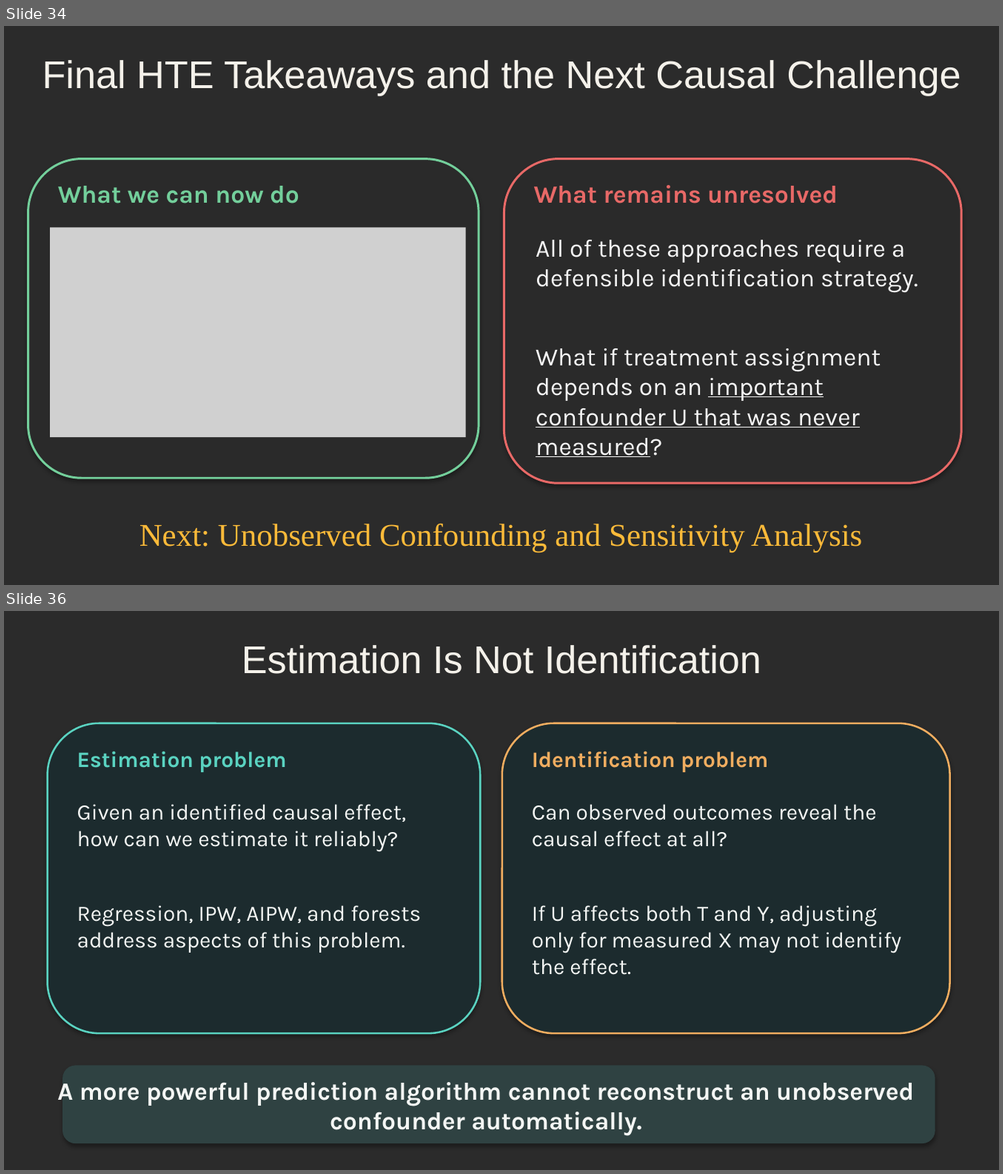
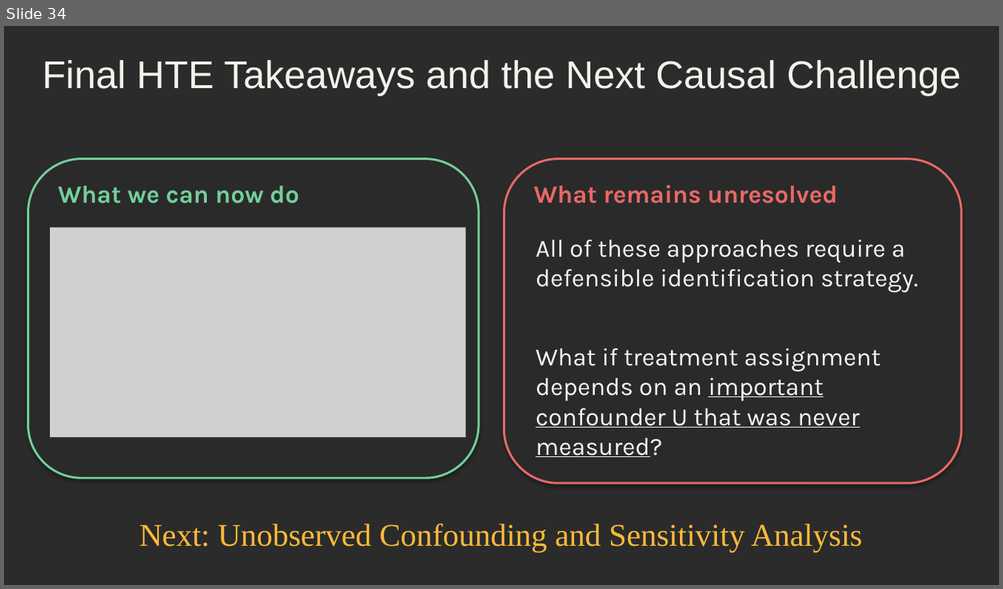
Before and after one commit to djghosh1123/STAT-7900-Causal-Analysis, a slide deck: Lectures/Lecture 9.pptx. Shown one above the other, each under a label of ours: slides 34 and 36 before the commit, slide 34 after it; the slides between them are not shown. The pictures are 1003x1174 and 1003x589 pixels, drawn with LibreOffice and Linux fonts; fonts in the diff are those of the drawing; grey boxes stand for pictures; background and template pictures are left out; a plain dark background stands for a picture behind light text. Boxes give left, top, right and bottom in pixels: in the first picture for what was removed or moved away, otherwise in the second. Text is boxed around its words. In the diff, an @@ line names an element or a change of style, - is before the commit and + after.

```diff
--- a/Lectures/Lecture 9.pptx
+++ b/Lectures/Lecture 9.pptx
@@ slide 36 removed at (4,611,999,1170), background picture (left out) @@
@@ text removed at (242,645,761,674) @@
-Estimation Is Not Identification
@@ rounded rectangle removed at (48,723,481,1034) @@
@@ rounded rectangle removed at (502,723,950,1034) @@
@@ text removed at (77,752,286,772) @@
-Estimation problem
@@ text removed at (532,751,768,772) @@
-Identification problem
@@ text removed at (77,804,421,953) @@
-Given an identified causal effect, how can we estimate it reliably?
-Regression, IPW, AIPW, and forests address aspects of this problem.
@@ text removed at (532,804,901,975) @@
-Can observed outcomes reveal the causal effect at all?
-If U affects both T and Y, adjusting only for measured X may not identify the effect.
@@ rounded rectangle removed at (62,1065,935,1144) @@
@@ text removed at (57,1082,913,1136) @@
-A more powerful prediction algorithm cannot reconstruct an unobserved confounder automatically.
```
Also in this commit, not shown: 21 other slides removed, 3 other files.
